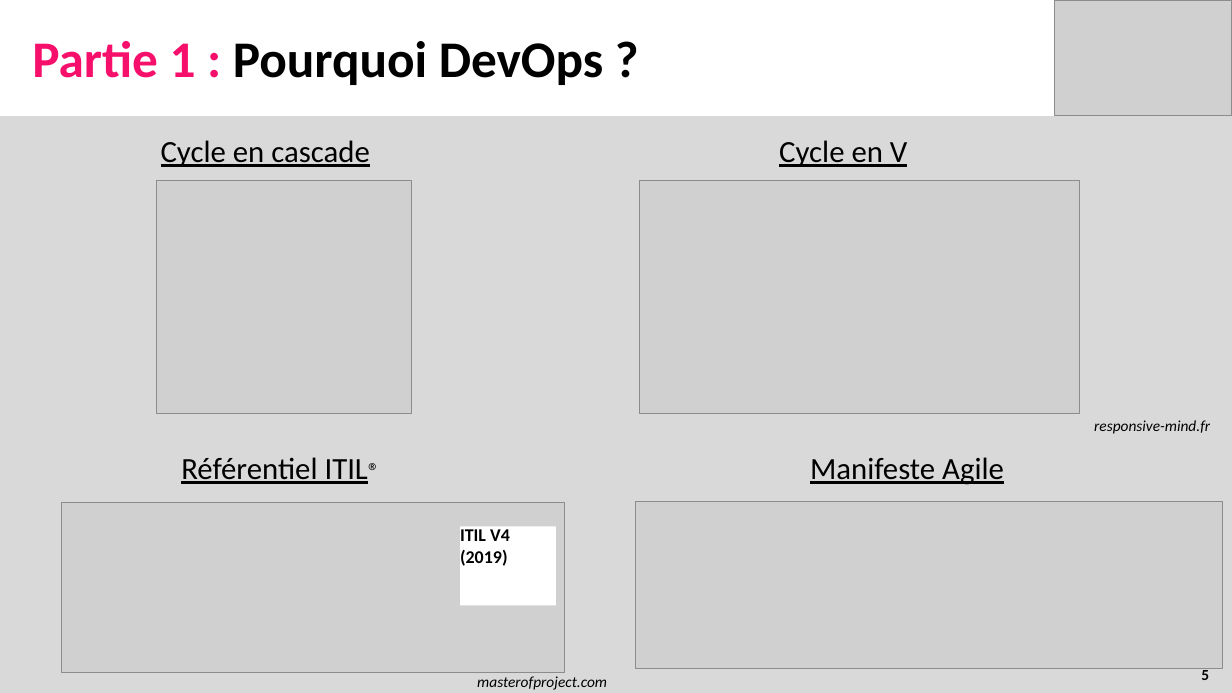
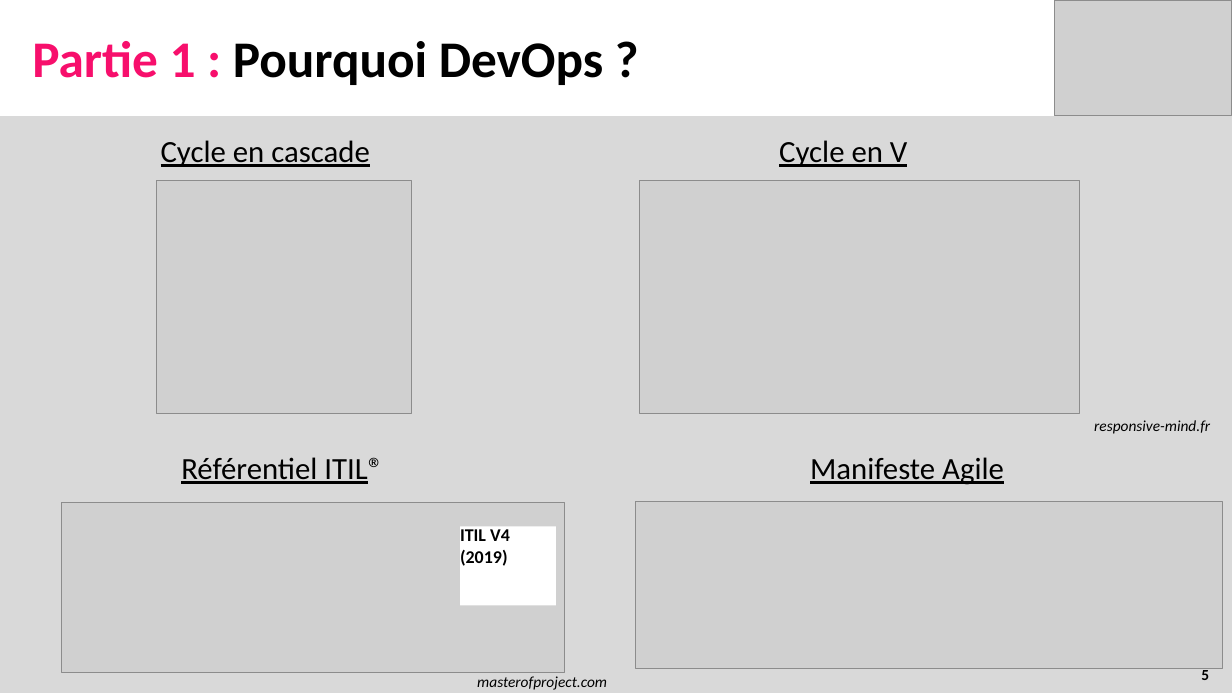
Before and after one commit to AITcorporation/Presentation-DevOps, a slide deck: slide 5 of Presentation.pptx. Drawn at 1232x693 pixels with LibreOffice and Linux fonts; fonts in the diff are those of the drawing; grey boxes stand for pictures. Boxes give left, top, right and bottom in pixels: in the first picture for what was removed or moved away, otherwise in the second. Text is boxed around its words. In the diff, an @@ line names an element or a change of style, - is before the commit and + after.

```diff
--- a/Presentation.pptx
+++ b/Presentation.pptx
@@ text "Référentiel ITIL®" at [181, 457, 383, 484]: size 18 to 24 pt in "ITIL®" @@
```
Also in this commit, not shown: 2 other slides changed.
